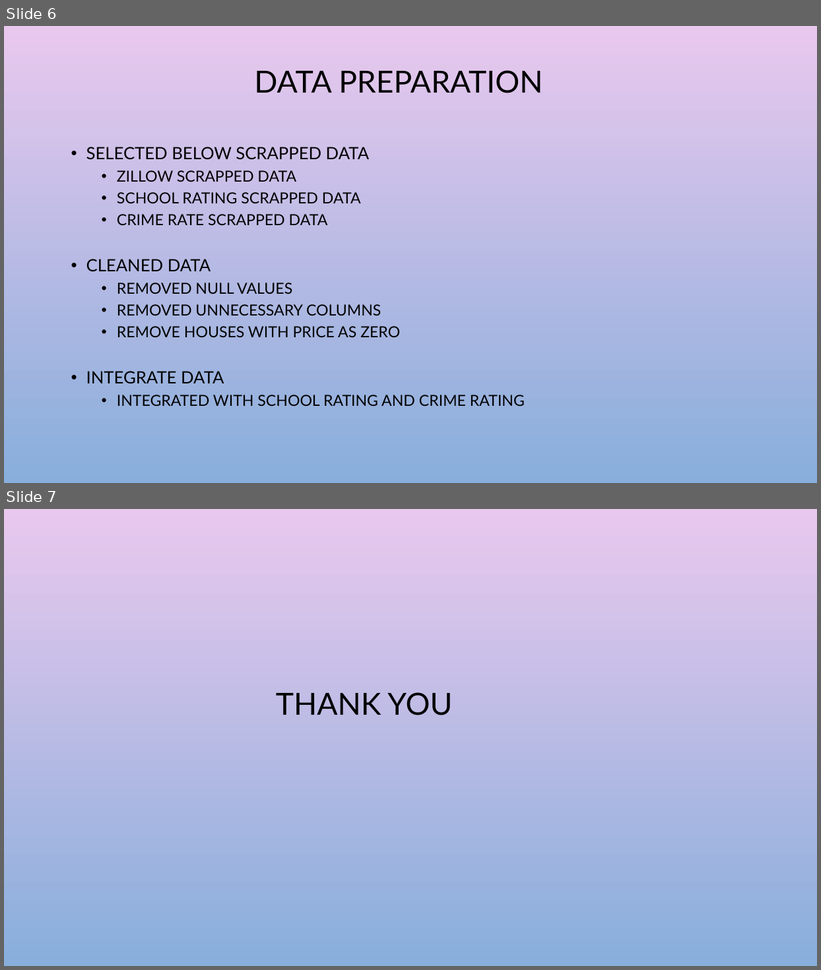
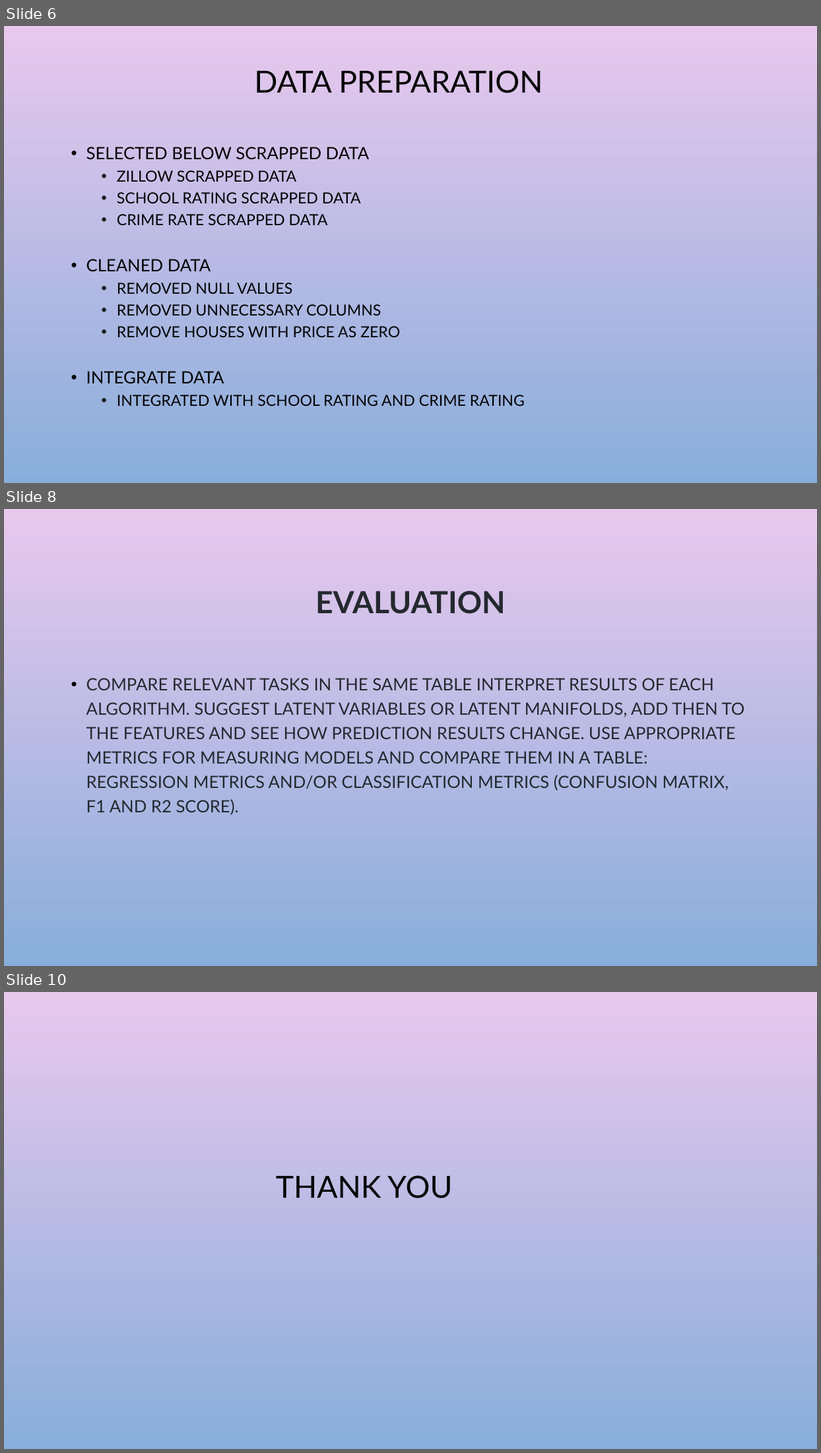
Before and after one commit to srujana-koripalli/Team_Jarvis_DM_Final_Project, a slide deck: DM-Project-PPT.pptx. Shown one above the other, each under a label of ours: slides 6 and 7 before the commit, slides 6, 8 and 10 after it; the slides between them are not shown. The pictures are 821x970 and 821x1453 pixels, drawn with LibreOffice and Linux fonts; fonts in the diff are those of the drawing; background and template pictures are left out. Boxes give left, top, right and bottom in pixels: in the first picture for what was removed or moved away, otherwise in the second. Text is boxed around its words. In the diff, an @@ line names an element or a change of style, - is before the commit and + after.

```diff
--- a/DM-Project-PPT.pptx
+++ b/DM-Project-PPT.pptx
@@ slide 8 added at (4, 509, 817, 966), background picture (left out) @@
@@ title added at (316, 591, 506, 614), 36 pt, text #24292F, bold @@
+EVALUATION
@@ text added at (86, 678, 745, 815), 20 pt, text #24292F @@
+• COMPARE RELEVANT TASKS IN THE SAME TABLE INTERPRET RESULTS OF EACH ALGORITHM. SUGGEST LATENT VARIABLES OR LATENT MANIFOLDS, ADD THEN TO THE FEATURES AND SEE HOW PREDICTION RESULTS CHANGE. USE APPROPRIATE METRICS FOR MEASURING MODELS AND COMPARE THEM IN A TABLE: REGRESSION METRICS AND/OR CLASSIFICATION METRICS (CONFUSION MATRIX, F1 AND R2 SCORE).
@@ what was slide 7 is now slide 10 @@
```
Also in this commit, not shown: 2 other slides added.
